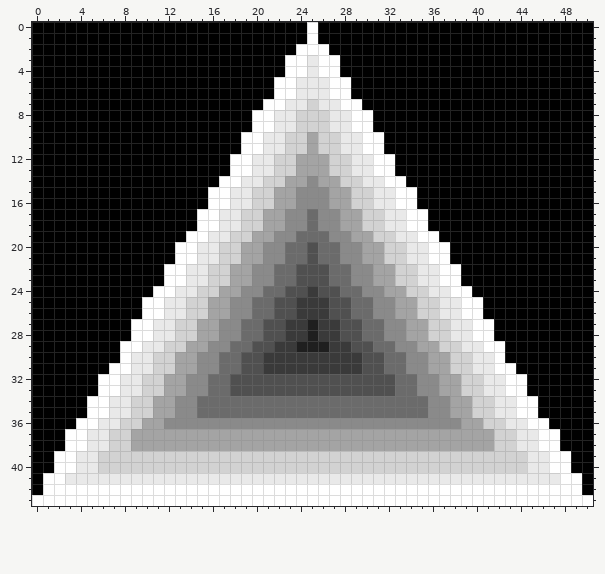
Pixel-art file: extensions/dice/assets/equal.aseprite. Above, as it was before the edit.
51x44 pixels, 1 frame.
The result:
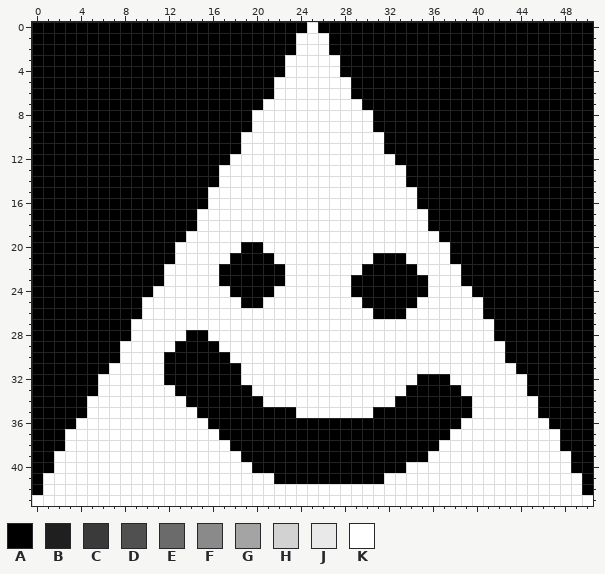
Palette (. is transparent): A #000000  B #1f1f1f  C #3a3a3a  D #505050  E #6b6b6b  F #8a8a8a  G #a4a4a4  H #d2d2d2  J #e9e9e9  K #ffffff
From old to new:
Layer "Layer 2":
y 1: x 24 A -> K; x 26 A -> K
y 3..4: x 25 J -> K
y 5..6: x 24..26 JJJ -> KKK
y 7: x 23..27 JJHJJ -> KKKKK
y 8..9: x 22..28 JJHHHJJ -> KKKKKKK
y 10..11: x 21..29 JJHHGHHJJ -> KKKKKKKKK
y 12: x 20..30 JJHHGGGHHJJ -> KKKKKKKKKKK
y 13: x 17 A -> K; x 20..30 JJHHGGGHHJJ -> KKKKKKKKKKK; x 33 A -> K
y 14: x 19..31 JJHHGGFGGHHJJ -> KKKKKKKKKKKKK
y 15..16: x 18..32 JJHHGGFFFGGHHJJ -> KKKKKKKKKKKKKKK
y 17..18: x 17..33 JJHHGGFFEFFGGHHJJ -> KKKKKKKKKKKKKKKKK
y 19: x 16..34 JJHHGGFFEEEFFGGHHJJ -> KKKKKKKKKKKKKKKKKKK
y 20: x 15..35 JJHHGGFFEEDEEFFGGHHJJ -> KKKKAAKKKKKKKKKKKKKKK
y 21: x 15..35 JJHHGGFFEEDEEFFGGHHJJ -> KKKAAAAKKKKKKKKKAAAKK
y 22: x 14..36 JJHHGGFFEEDDDEEFFGGHHJJ -> KKKAAAAAAKKKKKKKAAAAAKK
y 23: x 14..36 JJHHGGFFEEDDDEEFFGGHHJJ -> KKKAAAAAAKKKKKKAAAAAAAK
y 24: x 13..37 JJHHGGFFEEDDCDDEEFFGGHHJJ -> KKKKKAAAAKKKKKKKAAAAAAAKK
y 25: x 12..38 JJHHGGFFEEDDCCCDDEEFFGGHHJJ -> KKKKKKKAAKKKKKKKKKAAAAAKKKK
y 26: x 12..38 JJHHGGFFEEDDCCCDDEEFFGGHHJJ -> KKKKKKKKKKKKKKKKKKKAAAKKKKK
y 27: x 11..39 JJHHGGFFEEDDCCBCCDDEEFFGGHHJJ -> KKKKKKKKKKKKKKKKKKKKKKKKKKKKK
y 28: x 11..39 JJHHGGFFEEDDCCBCCDDEEFFGGHHJJ -> KKKAAKKKKKKKKKKKKKKKKKKKKKKKK
y 29: x 10..40 JJHHGGFFEEDDCCBBBCCDDEEFFGGHHJJ -> KKKAAAAKKKKKKKKKKKKKKKKKKKKKKKK
y 30: x 9..41 JJHHGGFFEEDDCCCCCCCCCDDEEFFGGHHJJ -> KKKAAAAAAKKKKKKKKKKKKKKKKKKKKKKKK
y 31: x 9..41 JJHHGGFFEEDDCCCCCCCCCDDEEFFGGHHJJ -> KKKAAAAAAAKKKKKKKKKKKKKKKKKKKKKKK
y 32: x 8..42 JJHHGGFFEEDDDDDDDDDDDDDDDEEFFGGHHJJ -> KKKKAAAAAAAKKKKKKKKKKKKKKKKAAAKKKKK
y 33: x 8..42 JJHHGGFFEEDDDDDDDDDDDDDDDEEFFGGHHJJ -> KKKKKAAAAAAAKKKKKKKKKKKKKKAAAAAKKKK
y 34: x 7..43 JJHHGGFFEEEEEEEEEEEEEEEEEEEEEFFGGHHJJ -> KKKKKKKAAAAAAAKKKKKKKKKKKKAAAAAAAKKKK
y 35: x 7..43 JJHHGGFFEEEEEEEEEEEEEEEEEEEEEFFGGHHJJ -> KKKKKKKKAAAAAAAAAKKKKKKKAAAAAAAAAKKKK
y 36: x 6..44 JJHHGGFFFFFFFFFFFFFFFFFFFFFFFFFFFGGHHJJ -> KKKKKKKKKKAAAAAAAAAAAAAAAAAAAAAAAKKKKKK
y 37: x 5..45 JJHHGGGGGGGGGGGGGGGGGGGGGGGGGGGGGGGGGHHJJ -> KKKKKKKKKKKKAAAAAAAAAAAAAAAAAAAAAKKKKKKKK
y 38: x 5..45 JJHHGGGGGGGGGGGGGGGGGGGGGGGGGGGGGGGGGHHJJ -> KKKKKKKKKKKKKAAAAAAAAAAAAAAAAAAAKKKKKKKKK
y 39: x 4..46 JJHHHHHHHHHHHHHHHHHHHHHHHHHHHHHHHHHHHHHHHJJ -> KKKKKKKKKKKKKKKAAAAAAAAAAAAAAAAAKKKKKKKKKKK
y 40: x 4..46 JJHHHHHHHHHHHHHHHHHHHHHHHHHHHHHHHHHHHHHHHJJ -> KKKKKKKKKKKKKKKKAAAAAAAAAAAAAAKKKKKKKKKKKKK
y 41: x 3..47 JJJJJJJJJJJJJJJJJJJJJJJJJJJJJJJJJJJJJJJJJJJJJ -> KKKKKKKKKKKKKKKKKKKAAAAAAAAAAKKKKKKKKKKKKKKKK
